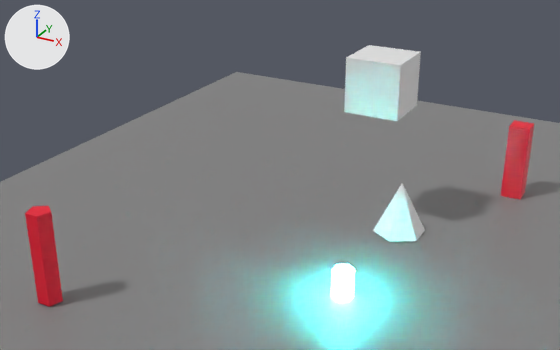
One commit to the glTF model examples/bevy_gltf_blueprints/materials/assets/models/Level1.glb: the scene before it, then after it.
Rendered twice from a 50 mm lens placed at (15.8, -52.9, 33.9), pointed at (-14.2, 1.6, 6.7). Lighting does not change. The marker at upper left points along +X, +Y and +Z. Objects named as collision shapes, trigger or cutter boxes, shadow casters or lower levels of detail are left out. Where no turn or scale is listed for an object, it has been applied to the vertices.

Objects in the first picture: 'Cube.004', 'Cylinder', 'FallingCube', 'GlowyThing', 'Ground', 'Test_comps'.
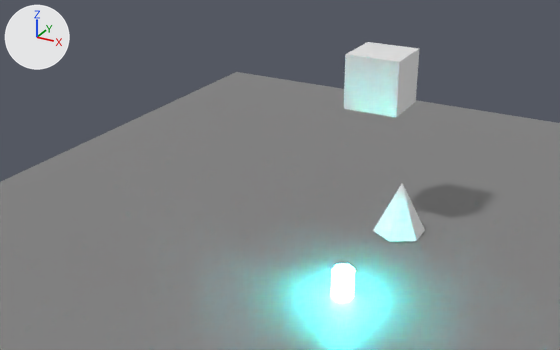
Edits to the bpy script that builds the scene:
```text
Change ob_fallingcube:
    ob_fallingcube.location: (-8.38, 10.01, 13.71) -> (-8.69, 10.52, 13.84)
Remove ob_cube_004:
    ob_cube_004 = bpy.data.objects.new('Cube.004', me_cube_007)
    ob_cube_004.location = (1.84, 22.19, 3.17)
Remove ob_cylinder:
    ob_cylinder = bpy.data.objects.new('Cylinder', me_cylinder_001)
    ob_cylinder.location = (-25.39, -15.66, 4.07)
```

What differs and where, as boxes (x1, y1, x2, y2) in the pictures (560 x 350 px):
'FallingCube', moved
    before: (344, 45, 421, 121)
    after: (344, 42, 419, 118)
'Cylinder', deleted (red)
    before: (25, 206, 63, 307)
'Cube.004', deleted (red)
    before: (501, 120, 534, 200)
